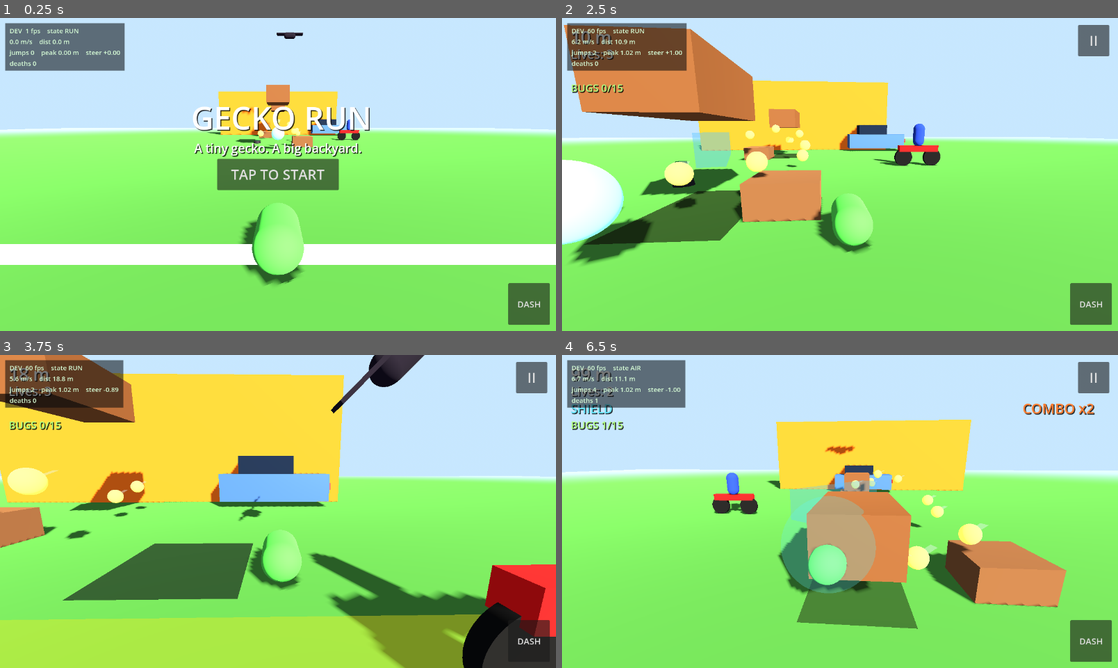
Above: before the commit, frames 1-4 (two rows, left to right).
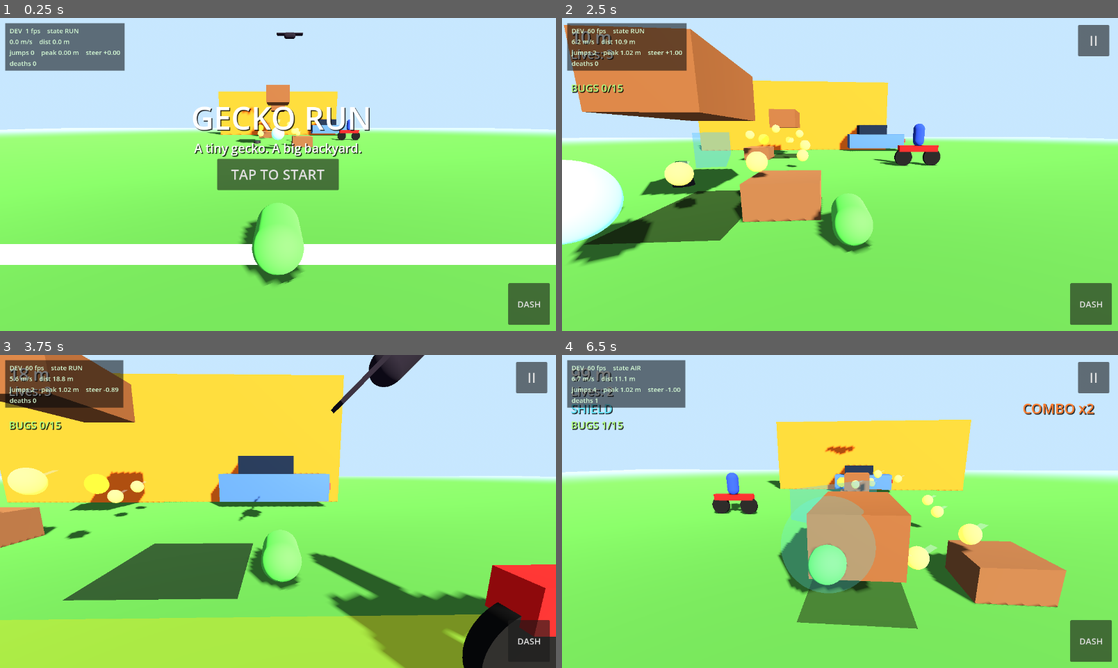
Above: after the commit, the same moments.

Repository: g-shankar/Gecko-run
Game: Godot game, scene res://scenes/main.tscn
Same seed, same stepped clock (60 frames per second), same inputs: the game is played once before the commit and once after it.
Inputs (mouse positions are in pixels of both pictures, inside the frame that each line leads up to):
- Up to frame 1 (0.25 s): no input
- Up to frame 2 (2.5 s): click "TAP TO START" at 0.5 s; move the mouse to (962, 158) at 1.27 s; hold D (steer_right) 1.28-2 s; tap Shift (dash) at 1.35 s; click (962, 158) at 1.42 s; tap Space (jump) at 1.52, 1.82 s; drag from (728, 190) to (812, 237) at 2.02 s
- Up to frame 3 (3.75 s): move the mouse to (333, 442) at 2.77 s; hold D (steer_right) 2.78-3.5 s; tap Shift (dash) at 2.85 s; drag from (250, 574) to (111, 464) at 3.52 s
- Up to frame 4 (6.5 s): move the mouse to (1006, 558) at 4.27 s; hold A (steer_left) 4.28-5 s; tap Shift (dash) at 4.35, 5.85 s; tap Space (jump) at 4.52, 4.82 s; drag from (673, 464) to (756, 433) at 5.02 s; move the mouse to (867, 511) at 5.77 s; hold A (steer_left) from 5.78 s (still down); click (867, 511) at 5.92 s

The runs differ from the first frame. In frame 1, less than 0.1% of the frame differs, in the area x 46-48%, y 34-36%; in frame 2, less than 0.1%; in frame 3, 0.2%, in the area x 15-20%, y 38-45%; in frame 4, less than 0.1%.

Commit message:
P19: speed boost power-up — pickup, 6s 1.5x, FOV kick, trail, HUD indicator

Diff:
--- a/scripts/player/camera_rig.gd
+++ b/scripts/player/camera_rig.gd
@@ -75,4 +75,6 @@
 	var fov_target := 70.0
 	if target.get("stat_state") == "DASH":
 		fov_target = 82.0
+	elif float(target.get("_speed_boost_timer") or 0.0) > 0.0:
+		fov_target = 78.0 ## P19: milder kick for the speed boost.
 	_camera.fov = lerpf(_camera.fov, fov_target, 1.0 - exp(-10.0 * delta))
--- a/scripts/player/gecko_controller.gd
+++ b/scripts/player/gecko_controller.gd
@@ -85,6 +85,10 @@
 var shield_charges: int = 0 ## P12: hits the shield can still absorb.
 var _shield_timer: float = 0.0 ## P12: shield expiry countdown.
 var _shield_bubble: MeshInstance3D ## P12: the visible bubble.
+var _speed_boost_timer: float = 0.0 ## P19: seconds of 1.5x speed left.
+var _speed_trail: MeshInstance3D ## P19: motion-streak visual during boost.
+const SPEED_BOOST_DURATION: float = 6.0 ## P19: boost length (s).
+const SPEED_BOOST_MULT: float = 1.5 ## P19: speed multiplier while boosted.
 var _spawn_pos: Vector3 ## P10: where a respawn puts you.
 var _last_dist: int = 0 ## P15: last distance banked into the score.
 var _respawn_timer: float = 0.0 ## P10: countdown while DEAD.
@@ -112,6 +116,7 @@
 	_spawn_pos = global_position
 	_last_dist = 0
 	_build_shield_bubble()
+	_build_speed_trail() ## P19.
 	# The feeler rays must ignore the gecko's own body, and their length
 	# follows the exported tuning (the .tscn value is only a default).
 	for ray: RayCast3D in [_wall_ray_l, _wall_ray_r]:
@@ -175,6 +180,12 @@
 		if _shield_timer <= 0.0:
 			shield_charges = 0
 			_shield_bubble.visible = false
+	# P19: speed boost expiry.
+	if _speed_boost_timer > 0.0:
+		_speed_boost_timer -= delta
+		if _speed_boost_timer <= 0.0:
+			_speed_boost_timer = 0.0
+			_speed_trail.visible = false
 	# P14: score = meters from the start line.
 	# P15: accumulate distance via add_score so near-miss bonuses persist.
 	var gs := _gs()
@@ -358,6 +369,33 @@
 	_shield_bubble.visible = true
 
 
+## P19: grant the speed boost (6 s of 1.5x). Called by speed pickups.
+func give_speed_boost() -> void:
+	_speed_boost_timer = SPEED_BOOST_DURATION
+	_speed_trail.visible = true
+
+
+## P19: current speed multiplier — 1.5 while boosted, 1.0 otherwise.
+func boost_multiplier() -> float:
+	return SPEED_BOOST_MULT if _speed_boost_timer > 0.0 else 1.0
+
+
+## P19: the motion-streak that sells the boost.
+func _build_speed_trail() -> void:
+	_speed_trail = MeshInstance3D.new()
+	var trail_mesh := BoxMesh.new()
+	trail_mesh.size = Vector3(0.5, 0.4, 1.8)
+	_speed_trail.mesh = trail_mesh
+	var trail_mat := StandardMaterial3D.new()
+	trail_mat.albedo_color = Color(1.0, 0.6, 0.15, 0.35)
+	trail_mat.transparency = BaseMaterial3D.TRANSPARENCY_ALPHA
+	trail_mat.shading_mode = BaseMaterial3D.SHADING_MODE_UNSHADED
+	_speed_trail.material_override = trail_mat
+	_speed_trail.position = Vector3(0, 0.35, 0.9)
+	_speed_trail.visible = false
+	add_child(_speed_trail)
+
+
 ## P12: the translucent bubble that says "you're protected."
 func _build_shield_bubble() -> void:
 	_shield_bubble = MeshInstance3D.new()
@@ -392,6 +430,8 @@
 	shield_charges = 0
 	_shield_timer = 0.0
 	_shield_bubble.visible = false
+	_speed_boost_timer = 0.0 ## P19: boost does not survive death.
+	_speed_trail.visible = false
 
 
 ## P8: the mobile dash button calls this (keyboard uses the "dash" action).
@@ -462,6 +502,7 @@
 	var effective_speed: float = run_speed
 	if gs2 != null:
 		effective_speed = minf(run_speed + gs2.run_time * speed_ramp, max_speed)
+	effective_speed *= boost_multiplier() ## P19: 1.5x while boosted.
 	if _kick_timer > 0.0:
 		velocity.z = move_toward(velocity.z, -effective_speed, 30.0 * delta)
 	else:
--- a/scripts/systems/level.gd
+++ b/scripts/systems/level.gd
@@ -9,6 +9,7 @@
 
 const HAZARD_SCRIPTS := {
 	"shield": "res://scripts/systems/shield_pickup.gd",
+	"speed": "res://scripts/systems/speed_pickup.gd",
 	"footstep": "res://scripts/systems/footstep.gd",
 	"bicycle": "res://scripts/systems/bicycle.gd",
 	"bird": "res://scripts/systems/bird.gd",
@@ -19,6 +20,7 @@
 
 const HAZARD_NAMES := {
 	"shield": "ShieldPickup",
+	"speed": "SpeedPickup",
 	"footstep": "Footstep", # + A/B/C per instance.
 	"bicycle": "Bicycle",
 	"bird": "Bird",
--- a/scripts/systems/level_data.gd
+++ b/scripts/systems/level_data.gd
@@ -16,7 +16,7 @@
 @export var level_name: String = "Backyard 1"
 @export var start_position: Vector3 = Vector3(0, 0, 6)
 ## Each spawn: {"type": <hazard id>, "pos": <Vector3>}.
-## Types: "shield", "footstep", "bicycle", "bird", "car", "sprinkler", "bug".
+## Types: "shield", "speed", "footstep", "bicycle", "bird", "car", "sprinkler", "bug".
 @export var spawns: Array = [
 	{ "type": "shield", "pos": Vector3(0, 0, -4) },
 	{ "type": "bug", "pos": Vector3(-1.0, 0.8, -5) },
@@ -34,6 +34,7 @@
 	{ "type": "footstep", "pos": Vector3(0, 0, -15) },
 	{ "type": "bug", "pos": Vector3(0, 0.8, -16) },
 	{ "type": "bug", "pos": Vector3(0, 0.8, -17) },
+	{ "type": "speed", "pos": Vector3(-2.0, 0, -18) },
 	{ "type": "car", "pos": Vector3(6, 0, -19) },
 ]
 @export var fence_z: float = -20.0 ## Where the climbable fence stands.
--- /dev/null
+++ b/scripts/systems/speed_pickup.gd
@@ -0,0 +1,62 @@
+extends Area3D
+## Gecko Run — speed boost pickup (spec P19, the second power-up).
+##
+## A crackling orange orb. Touch it and the gecko gets 6 s of 1.5x speed
+## with an FOV kick and a speed-trail visual. Re-arms 12 s after being
+## taken, same rhythm as the shield pickup.
+
+@export var rearm_time: float = 12.0
+@export var boost_duration: float = 6.0
+
+var _orb: MeshInstance3D
+var _rearm_timer: float = 0.0
+var _spin: float = 0.0
+
+
+func _ready() -> void:
+	_build()
+	body_entered.connect(_on_body_entered)
+	set_physics_process(true)
+
+
+func _build() -> void:
+	var zone := CollisionShape3D.new()
+	var zone_shape := SphereShape3D.new()
+	zone_shape.radius = 0.8
+	zone.shape = zone_shape
+	zone.position = Vector3(0, 0.8, 0)
+	add_child(zone)
+	_orb = MeshInstance3D.new()
+	var orb_mesh := SphereMesh.new()
+	orb_mesh.radius = 0.35
+	orb_mesh.height = 0.7
+	_orb.mesh = orb_mesh
+	var orb_mat := StandardMaterial3D.new()
+	orb_mat.albedo_color = Color(1.0, 0.55, 0.1, 1.0)
+	orb_mat.emission_enabled = true
+	orb_mat.emission = Color(1.0, 0.55, 0.1, 1.0)
+	orb_mat.emission_energy_multiplier = 2.0
+	_orb.material_override = orb_mat
+	_orb.position = Vector3(0, 0.8, 0)
+	add_child(_orb)
+
+
+func _physics_process(delta: float) -> void:
+	_spin += delta
+	if _rearm_timer > 0.0:
+		_rearm_timer -= delta
+		if _rearm_timer <= 0.0:
+			_orb.visible = true
+		return
+	# Bob and spin while waiting to be grabbed.
+	_orb.position.y = 0.8 + sin(_spin * 3.5) * 0.12
+	_orb.rotation.y = _spin * 3.0
+
+
+func _on_body_entered(body: Node3D) -> void:
+	if _rearm_timer > 0.0:
+		return
+	if body.is_in_group("gecko") and body.has_method("give_speed_boost"):
+		body.give_speed_boost()
+		_orb.visible = false
+		_rearm_timer = rearm_time
--- a/scripts/ui/game_ui.gd
+++ b/scripts/ui/game_ui.gd
@@ -29,6 +29,7 @@
 var _mission_label: Label ## P18: mission tracker ("BUGS 7/15").
 var _mission_popup_label: Label ## P18: "MISSION COMPLETE!" popup.
 var _mission_popup_timer: float = 0.0
+var _speed_label: Label ## P19: "SPEED!" indicator while boosted.
 var _final_score_label: Label
 var _best_label: Label
 
@@ -102,6 +103,8 @@
 	var gecko := get_tree().get_first_node_in_group("gecko")
 	if gecko != null:
 		_shield_label.visible = int(gecko.get("shield_charges")) > 0
+		# P19: speed indicator follows the boost timer.
+		_speed_label.visible = float(gecko.get("_speed_boost_timer") or 0.0) > 0.0
 	_update_mission_tracker() ## P18.
 	# P15: near-miss popup fades out.
 	if _near_miss_timer > 0.0:
@@ -247,6 +250,13 @@
 	_mission_popup_label.horizontal_alignment = HORIZONTAL_ALIGNMENT_CENTER
 	_mission_popup_label.visible = false
 	_hud.add_child(_mission_popup_label)
+	# P19: speed indicator, top-left below the mission tracker.
+	_speed_label = _make_label("SPEED!", 28)
+	_speed_label.add_theme_color_override("font_color", Color(1.0, 0.6, 0.15))
+	_speed_label.set_anchors_preset(Control.PRESET_TOP_LEFT)
+	_speed_label.position = Vector2(20, 184)
+	_speed_label.visible = false
+	_hud.add_child(_speed_label)
 
 
 func _on_pause_pressed() -> void:
--- /dev/null
+++ b/tests/test_p19.gd
@@ -0,0 +1,119 @@
+extends SceneTree
+## Gecko Run — P19 tests: speed boost power-up.
+##
+## 1. Level spawns a SpeedPickup from LevelData.
+## 2. give_speed_boost(): timer set, multiplier 1.5, trail shows.
+## 3. Boosted gecko covers ~1.5x distance (multiplier applies to motion).
+## 4. Timer expiry returns multiplier to 1.0 and hides the trail.
+## 5. Touching the pickup grants the boost.
+## 6. Camera FOV kicks up while boosted.
+## 7. HUD SPEED! indicator follows the boost.
+
+var _pass := 0
+var _fail := 0
+
+
+func check(cond: bool, label: String) -> void:
+	if cond:
+		_pass += 1
+		print("PASS: ", label)
+	else:
+		_fail += 1
+		print("FAIL: ", label)
+
+
+func _initialize() -> void:
+	var packed: PackedScene = load("res://scenes/main.tscn")
+	if packed == null:
+		_fail += 1
+		print("FAIL: main.tscn failed to load")
+		quit(1)
+		return
+	var main: Node = packed.instantiate()
+	root.add_child(main)
+	# P13 pattern: drop the autoload so the gecko runs without READY gating.
+	var auto: Node = root.get_node_or_null("GameState")
+	if auto != null:
+		auto.queue_free()
+	for i in 32:
+		await process_frame
+
+	var level: Node3D = main.get_node("Level")
+	var gecko: CharacterBody3D = main.get_node("Gecko")
+	var rig: Node3D = main.get_node("CameraRig")
+	var ui: CanvasLayer = main.get_node("GameUI")
+	gecko.set("run_speed", 5.0)
+
+	# --- 1: pickup spawns ---
+	var pickup: Node3D = null
+	for h in (level.get("spawned") as Array):
+		if (h as Node).name.begins_with("SpeedPickup"):
+			pickup = h
+	check(pickup != null, "Level spawns a SpeedPickup from LevelData")
+
+	# --- 2: grant ---
+	gecko.call("give_speed_boost")
+	check(float(gecko.get("_speed_boost_timer")) > 0.0, "boost timer set")
+	check(absf(float(gecko.call("boost_multiplier")) - 1.5) < 0.01,
+		"multiplier is 1.5 while boosted")
+	check(bool((gecko.get("_speed_trail") as MeshInstance3D).visible),
+		"speed trail shows during boost")
+
+	# --- 3: multiplier applies to motion (40 safe frames, no hazards near start) ---
+	var z0: float = gecko.global_position.z
+	for i in 40:
+		await process_frame
+	var boosted_dist: float = z0 - gecko.global_position.z
+	# Reset and run unboosted over the same window.
+	gecko.set("_speed_boost_timer", 0.0)
+	gecko.global_position = Vector3(0, 0.2, 6)
+	gecko.set("velocity", Vector3.ZERO)
+	z0 = gecko.global_position.z
+	for i in 40:
+		await process_frame
+	var plain_dist: float = z0 - gecko.global_position.z
+	var ratio: float = boosted_dist / maxf(plain_dist, 0.01)
+	check(ratio > 1.35 and ratio < 1.65,
+		"boosted distance ~1.5x plain (ratio=%.2f)" % ratio)
+
+	# --- 4: expiry ---
+	gecko.call("give_speed_boost")
+	gecko.set("_speed_boost_timer", 0.05)
+	for i in 10:
+		await process_frame
+	check(absf(float(gecko.call("boost_multiplier")) - 1.0) < 0.01,
+		"multiplier back to 1.0 after expiry")
+	check(not bool((gecko.get("_speed_trail") as MeshInstance3D).visible),
+		"speed trail hides after expiry")
+
+	# --- 5: touching the pickup grants the boost ---
+	gecko.set("_speed_boost_timer", 0.0)
+	gecko.global_position = pickup.global_position
+	gecko.set("velocity", Vector3.ZERO)
+	for i in 10:
+		await process_frame
+	check(float(gecko.get("_speed_boost_timer")) > 0.0,
+		"pickup touch grants the boost")
+
+	# --- 6: camera FOV kick ---
+	gecko.set("run_speed", 0.0) # stay clear of hazards while we watch the FOV
+	gecko.global_position = Vector3(0, 0.2, 6)
+	gecko.set("velocity", Vector3.ZERO)
+	gecko.call("give_speed_boost")
+	for i in 90:
+		await process_frame
+	var cam: Camera3D = rig.get_node("Boom/Camera3D")
+	check(cam.fov > 74.0, "camera FOV kicks up on boost (fov=%.1f)" % cam.fov)
+
+	# --- 7: HUD indicator ---
+	var speed_label: Label = ui.get("_speed_label")
+	check(speed_label != null, "HUD SPEED! label exists")
+	if speed_label != null:
+		check(speed_label.visible, "SPEED! shows while boosted")
+		gecko.set("_speed_boost_timer", 0.05)
+		for i in 10:
+			await process_frame
+		check(not speed_label.visible, "SPEED! hides after expiry")
+
+	print("--- P19: %d passed, %d failed ---" % [_pass, _fail])
+	quit(_fail)
